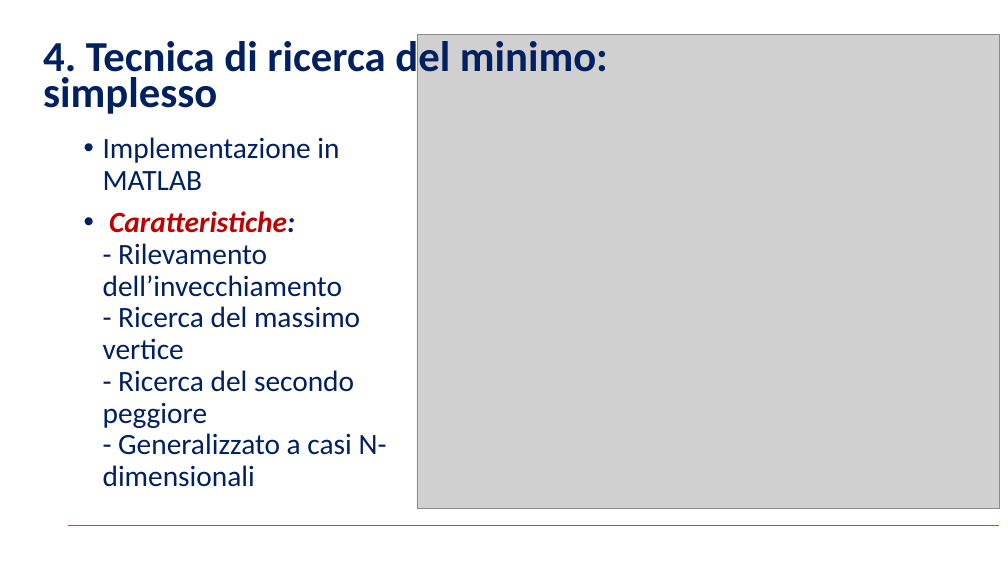
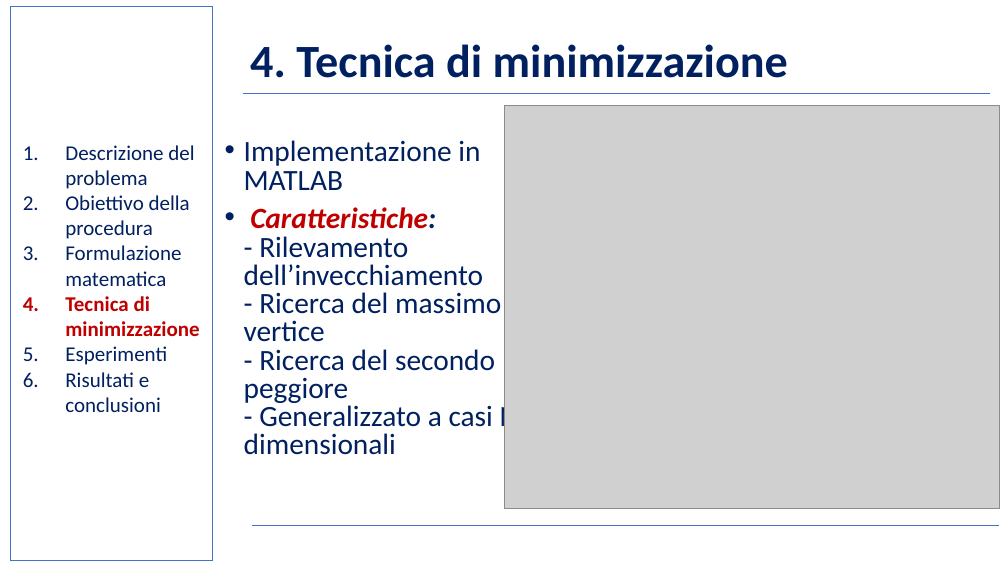
Before and after one commit to BernardoGiordano/NelderMeadMethod, a slide deck: slide 8 of writeup/Slides.pptx. Drawn at 1008x567 pixels with LibreOffice and Linux fonts; fonts in the diff are those of the drawing; grey boxes stand for pictures; background and template pictures are left out. Boxes give left, top, right and bottom in pixels: in the first picture for what was removed or moved away, otherwise in the second. Text is boxed around its words. In the diff, an @@ line names an element or a change of style, - is before the commit and + after.

```diff
--- a/writeup/Slides.pptx
+++ b/writeup/Slides.pptx
@@ rectangle added at box(11, 6, 212, 561), outline #4472C4 1 pt @@
@@ text at box(250, 44, 788, 78): text changed; size 40.7 to 44 pt @@
-4. Tecnica di ricerca del minimo: simplesso
+4. Tecnica di minimizzazione
@@ line added from (243, 93) to (990, 93), #4472C4 0.5 pt @@
@@ picture: place and size @@
-picture at box(417, 35, 1000, 509)
+picture at box(504, 106, 1000, 509)
@@ text added at box(65, 145, 199, 412), 20 pt, text #002060 @@
+1. Descrizione del problema
+2. Obiettivo della procedura
+3. Formulazione matematica
+4. Tecnica di minimizzazione
+5. Esperimenti
+6. Risultati e conclusioni
@@ text "Implementazione in MATLAB": place and size @@
-text "Implementazione in MATLAB" at box(103, 137, 387, 487)
+text "Implementazione in MATLAB" at box(244, 140, 528, 455)
@@ text "Implementazione in MATLAB" at box(244, 140, 528, 455): line spacing 0.9 to 0.8 @@
@@ line moved from (68, 526) - (1000, 526) to (253, 526) - (1000, 526) @@
```
Also in this commit, not shown: 18 other slides changed, 9 other files.
